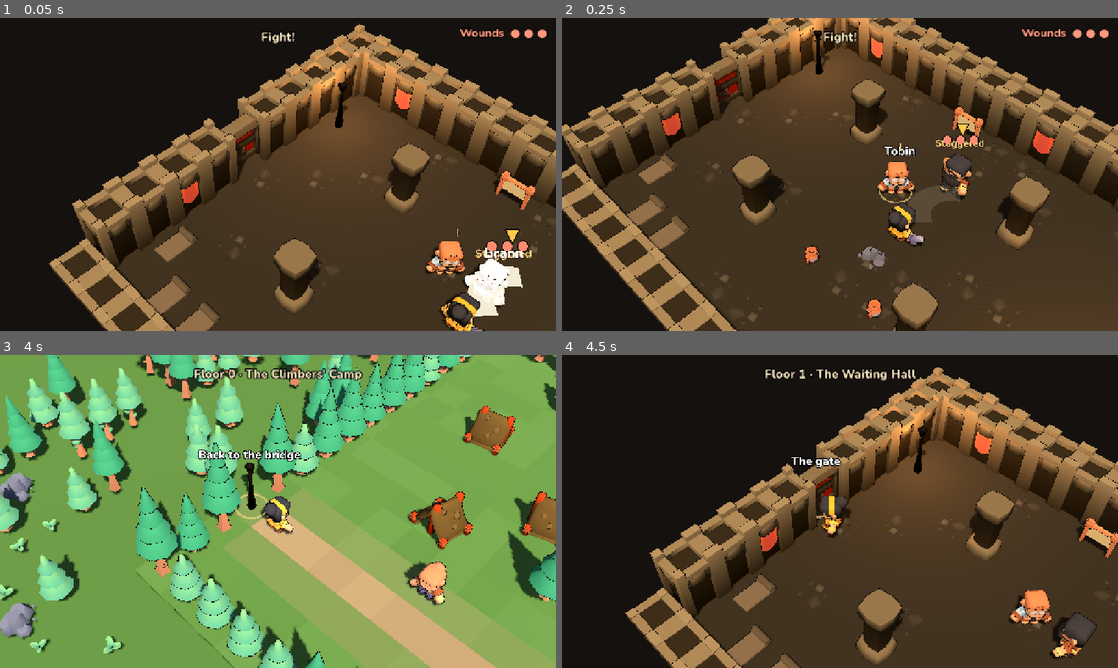
Above: before the commit, frames 1-4 (two rows, left to right).
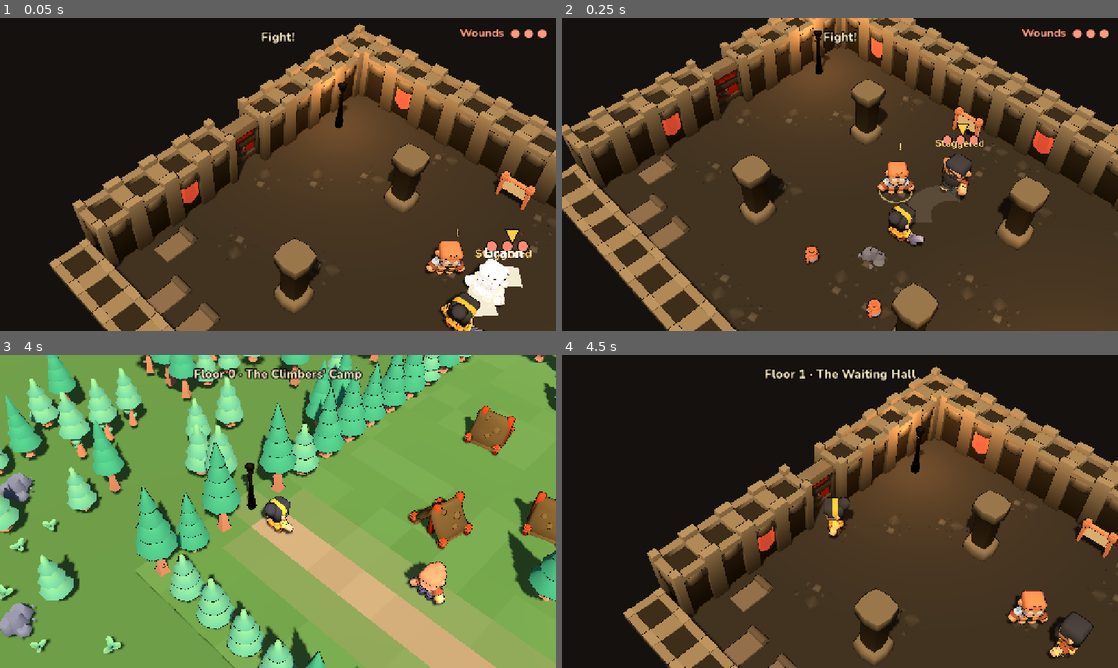
Above: after the commit, the same moments.

Repository: vel71184/the-tower
Game: Godot game, scene res://tests/test_runner.tscn
The game is run twice, just before and just after one commit, with the same random seed, the same clock (stepped at 60 frames per second) and the same inputs. This scene is started directly instead of the project's main scene.
Inputs (mouse positions are in pixels of both pictures, inside the frame that each line leads up to):
- Up to frame 1 (0.05 s): no input
- Up to frame 2 (0.25 s): no input
- Up to frame 3 (4 s): tap Enter (ui_accept) at 0.5, 0.77 s; move the mouse to (400, 495) at 0.52 s; hold D (move_right) 0.53-1.25 s; hold Space (attack) 0.53-1.25 s; click (400, 495) at 0.67 s; tap Shift (block) at 0.8 s; click "Skip ▸" at 1.25 s; drag from (166, 527) to (250, 574) at 2.02 s; move the mouse to (333, 442) at 2.77 s; hold D (move_right) 2.78-3.5 s; hold E (interact) 2.78-3.5 s; tap K (kick) at 3.05 s; drag from (250, 574) to (111, 464) at 3.52 s
- Up to frame 4 (4.5 s): move the mouse to (1006, 558) at 4.27 s; hold A (move_left) from 4.28 s (still down); hold Q (lock_on) from 4.28 s (still down)

Frame 1 is identical in both runs. In frame 2, 0.1% of the frame differs, in the area x 57-64%, y 40-44%; in frame 3, 0.5%; in frame 4, 9.3%, in the area x 11-100%, y 3-100%.

Commit message:
Buttons and focus cues stop signalling what's nearby
- A, X, Y and B always look the same: no brightening near something usable (it pointed
  out what's worth checking) and no faint look outside fights (it read as 'not allowed')
- Lock is the only button that changes: on when someone is in reach (any direction;
  you turn to face them) or a lock is on, faint otherwise
- No ring under things; people keep theirs. Names show only once you've looked at
  something or talked to someone
- Use with nothing in front crouches to check the ground, so it can't test for things
- How to play and README no longer mention a ring; decisions recorded

Co-Authored-By: Claude Opus 5.5 <noreply@anthropic.com>
Claude-Session: https://claude.ai/code/session_018eCtRiykKVLLKD4TJKqToP

Diff:
--- a/scripts/game/combat.gd
+++ b/scripts/game/combat.gd
@@ -167,12 +167,20 @@
 		climber.character.release()
 
 
-## Locks on to the nearest person in front, or releases the lock.
+## Locks on to the nearest person in front (or, with no one in front, the nearest in reach
+## at all, turning to face them), or releases the lock.
 func toggle_lock() -> void:
 	if lock_target != null:
 		_set_lock(null)
 		return
-	_set_lock(_people_in_front(LOCK_RANGE, -0.2).front() if not _people_in_front(LOCK_RANGE, -0.2).is_empty() else null)
+	var ahead := _people_in_front(LOCK_RANGE, -0.2)
+	var anyone := ahead if not ahead.is_empty() else _people_in_front(LOCK_RANGE, -1.0)
+	_set_lock(anyone.front() if not anyone.is_empty() else null)
+
+
+## True when Lock would do something: someone is in reach, or a lock is on to let go of.
+func can_lock() -> bool:
+	return lock_target != null or not _people_in_front(LOCK_RANGE, -1.0).is_empty()
 
 
 ## Moves the lock to the next nearest person.
--- a/scripts/game/interactable.gd
+++ b/scripts/game/interactable.gd
@@ -116,8 +116,11 @@
 	return global_position + Vector3(0, _top * 0.5, 0)
 
 
+## Shows the name while this is what Use would pick, but only once the climber has looked at
+## it or talked to them: names never point out what's worth checking, or who someone is
+## before you've met them.
 func set_near(near: bool) -> void:
-	_label.visible = near and revealed
+	_label.visible = near and revealed and Baseline.has_flag("examined:" + id)
 
 
 ## Shows a hidden thing. Things found underfoot ("reveal": "step") rock and settle, like a
--- a/scripts/game/main.gd
+++ b/scripts/game/main.gd
@@ -100,9 +100,7 @@
 	elif _stick_index != -1 and not free:
 		_end_stick()
 	climber.move_free(screen_to_world(v), delta)
-	ui.combat_active = combat.active or combat.lock_target != null
-	ui.use_ready = _focus != null
-	ui.lock_ready = _someone_near(3.5)
+	ui.lock_ready = combat.can_lock()
 	var block_input: bool = free and (Input.is_action_pressed("block") or ui.block_held())
 	if block_input != _block_input:
 		_block_input = block_input
@@ -177,7 +175,7 @@
 	if Controls.using_pad or (Controls.has_controller() and not ui.is_touch_mode()):
 		return "Left stick: walk\nA: look, talk, use\nX: attack   Y: kick   hold B: block\nL1: lock on   R1: next target\nTriggers: zoom   Start: skip a scene"
 	if OS.has_feature("mobile"):
-		return "Thumb anywhere on the left side: walk\nA: look, talk, use what's in your ring (or tap it)\nX: attack   Y: kick   hold B: block\nL: lock on\nPinch: zoom"
+		return "Thumb anywhere on the left side: walk\nA: look, talk, use what's in front of you (or tap it)\nX: attack   Y: kick   hold B: block\nL: lock on\nPinch: zoom"
 	return "WASD or arrows: walk (or click the ground)\nE / Enter: look, talk, use (or click it)\nSpace: attack   K: kick   hold Shift: block\nQ: lock on   Tab: next target\nWheel or - / =: zoom   Esc: skip a scene"
 
 
@@ -654,14 +652,6 @@
 		and not cutscene.playing and ui.is_touch_mode()
 
 
-## True if a person is within reach of a lock-on.
-func _someone_near(dist: float) -> bool:
-	for obj in level.objects:
-		if obj.kind == "npc" and obj.revealed and obj.global_position.distance_to(climber.global_position) <= dist:
-			return true
-	return false
-
-
 func _touch_spread() -> float:
 	if _touches.size() != 2:
 		return 0.0
@@ -840,9 +830,12 @@
 	if combat.active and (_focus == null or combat.is_foe(_focus)):
 		return combat.talk()
 	var obj := focus_object()
+	climber.stop()
 	if obj == null:
+		# Nothing in front: the climber still crouches to check the ground, so pressing Use
+		# costs nothing and never tells you whether something was there.
+		climber.act("pick-up")
 		return false
-	climber.stop()
 	_use(obj)
 	return true
 
@@ -867,6 +860,8 @@
 	if not Baseline.has_flag("examined:" + obj.id):
 		Baseline.set_flag("examined:" + obj.id)
 		Baseline.record("examined", obj.id)
+		if obj == _focus:
+			obj.set_near(true)  # Now you know what it is, its name can show.
 	Baseline.apply_once(obj.id, obj.def.get("effects", {}))
 
 	_talk_obj = obj
@@ -1114,7 +1109,8 @@
 		ui.set_dev_text(speed + "\n" + Baseline.debug_text())
 
 
-## A soft ring under whatever the interact button would use.
+## A soft ring under the person the interact button would talk to. Only people get one: they're
+## plain to see anyway, while a ring under things would point out which ones are worth checking.
 func _show_focus_ring(obj: Interactable) -> void:
 	if _focus_ring == null:
 		_focus_ring = MeshInstance3D.new()
@@ -1129,12 +1125,11 @@
 		mat.shading_mode = BaseMaterial3D.SHADING_MODE_UNSHADED
 		_focus_ring.material_override = mat
 		add_child(_focus_ring)
-	_focus_ring.visible = obj != null
-	if cutscene.playing:
-		_focus_ring.visible = false
-	elif obj:
+	_focus_ring.visible = obj != null and obj.kind == "npc" and not cutscene.playing
+	if obj and not cutscene.playing:
+		obj.set_near(true)
+	if _focus_ring.visible:
 		_focus_ring.global_position = obj.global_position + Vector3(0, 0.03, 0)
-		obj.set_near(true)
 		_focus_ring.scale = Vector3(0.7, 0.7, 0.7)
 		create_tween().tween_property(_focus_ring, "scale", Vector3.ONE, 0.18).set_trans(Tween.TRANS_BACK)
 
--- a/scripts/ui/game_ui.gd
+++ b/scripts/ui/game_ui.gd
@@ -26,8 +26,6 @@
 var _portrait: Portrait
 var _portrait_frame: PanelContainer
 var _safe_key := Rect2i()
-## Set while the climber is in a fight, so all the fight buttons show.
-var combat_active := false
 var _panel: PanelContainer
 var _speaker: Label
 var _body: Label
@@ -52,9 +50,7 @@
 var _stick: Control
 ## Tests set this to get touch controls without a touch screen.
 var force_touch := false
-## Brightens the Use button: something is in the ring.
-var use_ready := false
-## Brightens Lock: someone is close enough to lock on to.
+## Lock is active: pressing it would do something (someone in reach, or already locked on).
 var lock_ready := false
 ## Set once a level is playing, so touch action buttons can show.
 var touch_actions_enabled := false
@@ -381,15 +377,7 @@
 	_pad.visible = touch_actions_enabled and is_touch_mode() and not is_busy() and not _cinematic
 	if not _pad.visible and _stick.visible:
 		set_stick(false)
-	for id in _pad_buttons:
-		var b = _pad_buttons[id]
-		match id:
-			"use":
-				b.useful = use_ready
-			"lock":
-				b.useful = combat_active or lock_ready
-			_:
-				b.useful = combat_active
+	(_pad_buttons["lock"] as PadButton).active = lock_ready
 	_fit_safe_area()
 
 
@@ -416,8 +404,9 @@
 	_root.offset_bottom = -bottom
 
 
-## The on-screen pad: a gamepad-style cluster bottom right. Always there, faint until useful,
-## so buttons never move and thumbs learn where they are.
+## The on-screen pad: a gamepad-style cluster bottom right. Always there and always the same
+## (only Lock dims with no one in reach), so buttons never move, thumbs learn where they are,
+## and the pad never hints at what's nearby.
 func _build_touch_bar() -> void:
 	_pad = Control.new()
 	_pad.anchor_left = 1.0
--- a/scripts/ui/pad_button.gd
+++ b/scripts/ui/pad_button.gd
@@ -1,22 +1,24 @@
 extends Control
 ## A round, see-through touch button (Kenney Mobile Controls) in the on-screen pad. Handles every finger on its own
 ## (ordinary Buttons only see the first finger), so you can hold the stick and press at once.
-## Faint until it's useful; set `useful` to brighten it.
+## Buttons look the same whatever is nearby, so they never hint at what's worth checking or
+## suggest an action isn't allowed. Only Lock goes faint (`active` false) when there's no one
+## to lock on to, which anyone can already see.
 
 const BUTTON := preload("res://assets/kenney/mobile-controls/button_circle.png")
 
 signal pressed_id(id: String)
 signal released_id(id: String)
 
-const FAINT := 0.4
-const BRIGHT := 0.9
+const ON := 0.8
+const OFF := 0.3
 
 var id := ""
 ## The letter on the button (Kenney icon), matching the same button on a controller.
 var icon: Texture2D
 var radius := 44.0
-## True while something makes this button worth pressing (someone to talk to, a fight).
-var useful := false
+## False only for Lock with no one in reach. Every other button is always active.
+var active := true
 var held := false
 var _finger := -2
 
@@ -28,11 +30,11 @@
 	custom_minimum_size = Vector2(r * 2.0, r * 2.0)
 	size = custom_minimum_size
 	mouse_filter = Control.MOUSE_FILTER_IGNORE
-	modulate.a = FAINT
+	modulate.a = ON
 
 
 func _process(delta: float) -> void:
-	var goal := BRIGHT if (useful or held) else FAINT
+	var goal := 1.0 if held else (ON if active else OFF)
 	modulate.a = move_toward(modulate.a, goal, delta * 4.0)
 	if not is_visible_in_tree() and held:
 		_release()
--- a/tests/test_runner.gd
+++ b/tests/test_runner.gd
@@ -23,6 +23,7 @@
 	await _test_floor_zero()
 	await _test_fight_fixes()
 	await _test_fx()
+	await _test_focus_cues()
 	await _test_consistency()
 	await _test_polish()
 	Baseline.delete_save()
@@ -640,10 +641,14 @@
 	await get_tree().process_frame
 	var pad: Dictionary = main.ui._pad_buttons
 	check(main.ui._pad.visible and pad.size() == 5, "the on-screen pad shows its five buttons")
-	check(not pad["strike"].useful and not pad["kick"].useful, "fight buttons stay faint outside a fight")
+	check(pad["use"].active and pad["strike"].active and pad["kick"].active and pad["block"].active, "A, X, Y and B are always on, fight or no fight")
+	check(not pad["lock"].active, "Lock is faint with no one in reach")
+	main.climber.place(brann.cell + Vector2i(0, 2))
+	await get_tree().process_frame
+	await get_tree().process_frame
+	check(pad["lock"].active, "and comes on with someone in reach")
 	main.combat._set_lock(brann)
 	await get_tree().process_frame
-	check(pad["strike"].useful and pad["block"].useful, "locking on brightens the fight buttons")
 	check(main.climber.character.is_holding("sword"), "locking on draws the climber's sword")
 	main.combat._set_lock(null)
 	await get_tree().process_frame
@@ -1002,6 +1007,44 @@
 	main.queue_free()
 	await get_tree().process_frame
 
+
+func _test_focus_cues() -> void:
+	print("Nothing points out what's worth checking")
+	Baseline.reset()
+	var main = load("res://scenes/main.tscn").instantiate()
+	add_child(main)
+	await get_tree().process_frame
+	main._leave_title()
+	main.start_level(1, 1)
+	await get_tree().process_frame
+	var board = main.find_object("notice_board")
+	main.climber.place(board.cell + Vector2i(0, 1))
+	main.climber.face(board.global_position)
+	main._update_focus()
+	check(main._focus == board, "Use would pick the notice board in front")
+	check(not main._focus_ring.visible, "but no ring marks it: things don't announce themselves")
+	check(not board._label.visible, "and no name shows before you've looked at it")
+	main.interact(board)
+	_finish_talk(main)
+	check(board._label.visible, "once you've looked, its name shows when you're at it")
+	var tobin = main.find_object("tobin")
+	main.climber.place(tobin.cell + Vector2i(0, 1))
+	main.climber.face(tobin.global_position)
+	main._update_focus()
+	check(main._focus == tobin and main._focus_ring.visible, "people get a ring: they're plain to see anyway")
+	check(not tobin._label.visible, "but no name until you've met them")
+	main.interact(tobin)
+	_finish_talk(main)
+	check(tobin._label.visible, "after talking, their name shows")
+	main.climber.place(Vector2i(11, 5))
+	main._update_focus()
+	check(main._focus == null, "(nothing in front of the climber here)")
+	main.pad_interact()
+	check(main.climber.character.current_animation() == "pick-up" and not main.ui.is_busy(), "Use with nothing in front still does something: a crouch to check the ground")
+	check(main.how_to_play().find("ring") == -1, "How to play doesn't mention a ring")
+	main.queue_free()
+	await get_tree().process_frame
+
 func _test_consistency() -> void:
 	print("Consistency: people, places and what they remember")
 	Baseline.reset()
Not shown, changed: docs/DECISIONS.md
